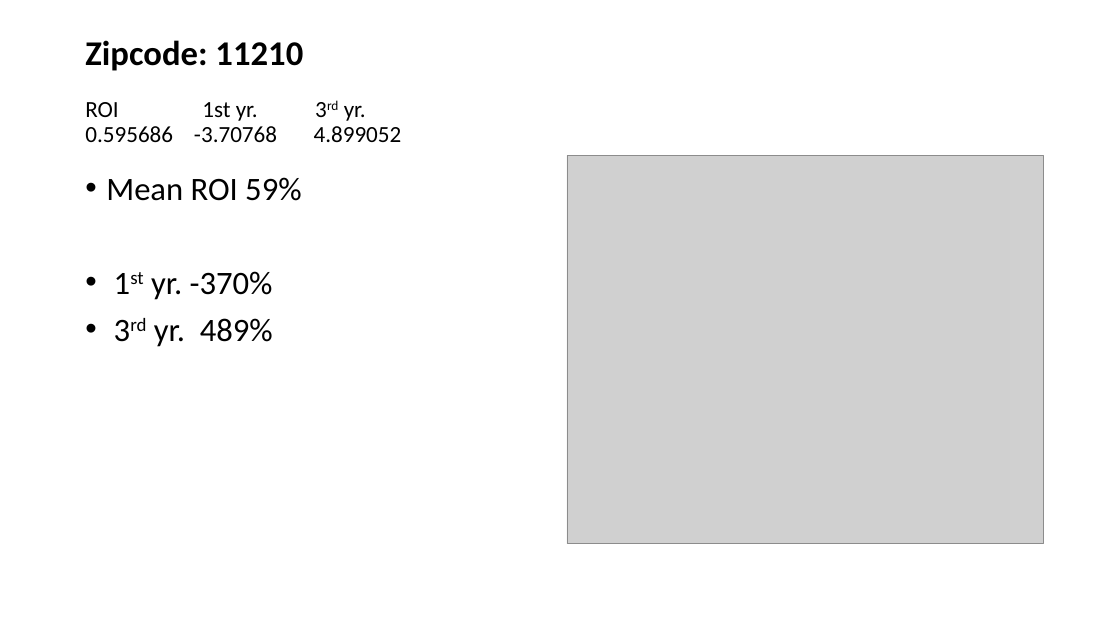
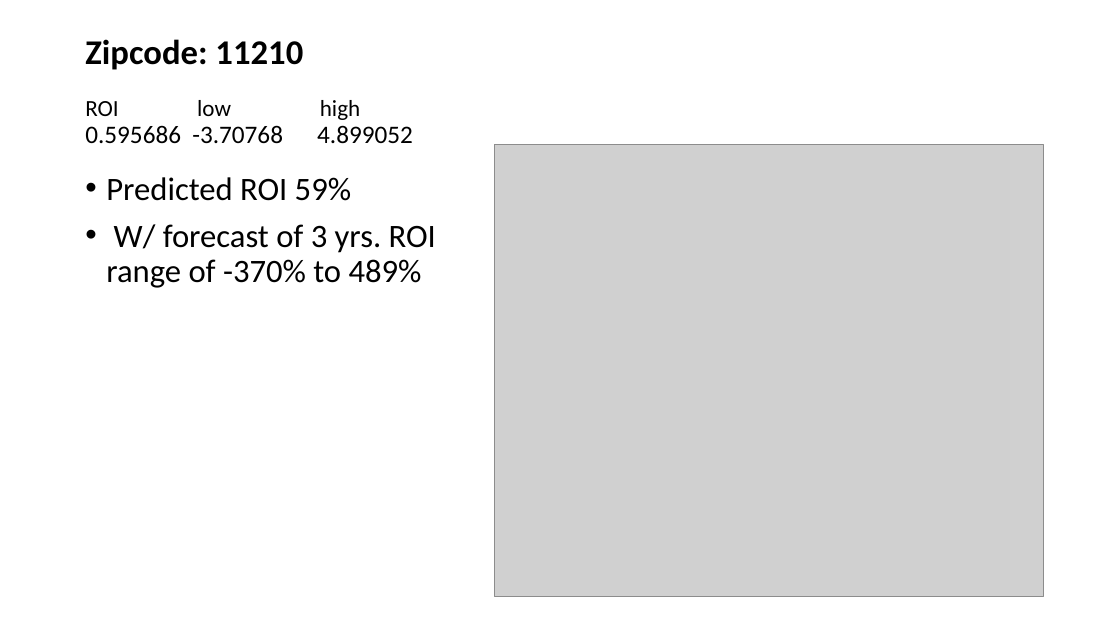
Before and after one commit to davidrtorres/Model-4-Brooklyn-Real-Estate-Investment, a slide deck: slide 7 of zillow_ts.pptx (slide 6 before the commit). Drawn at 1120x630 pixels with LibreOffice and Linux fonts; fonts in the diff are those of the drawing; grey boxes stand for pictures. Boxes give left, top, right and bottom in pixels: in the first picture for what was removed or moved away, otherwise in the second. Text is boxed around its words. In the diff, an @@ line names an element or a change of style, - is before the commit and + after.

```diff
--- a/zillow_ts.pptx
+++ b/zillow_ts.pptx
@@ title at (85, 39, 413, 144): text changed; size 19.8 to 21.6 pt @@
-Zipcode: 11210
-ROI 1st yr. 3rd yr.
-0.595686 -3.70768 4.899052
+Zipcode: 11210
+ROI low high
+0.595686 -3.70768 4.899052
@@ picture: place and size @@
-picture at (567, 155, 1044, 544)
+picture at (495, 145, 1044, 597)
@@ text at (106, 177, 436, 288): text changed @@
-• Mean ROI 59%
-• 1st yr. -370%
-• 3rd yr. 489%
+• Predicted ROI 59%
+• W/ forecast of 3 yrs. ROI range of -370% to 489%
```
Also in this commit, not shown: 2 other slides changed, 4 slides added, 7 slides removed, 2 other files.
